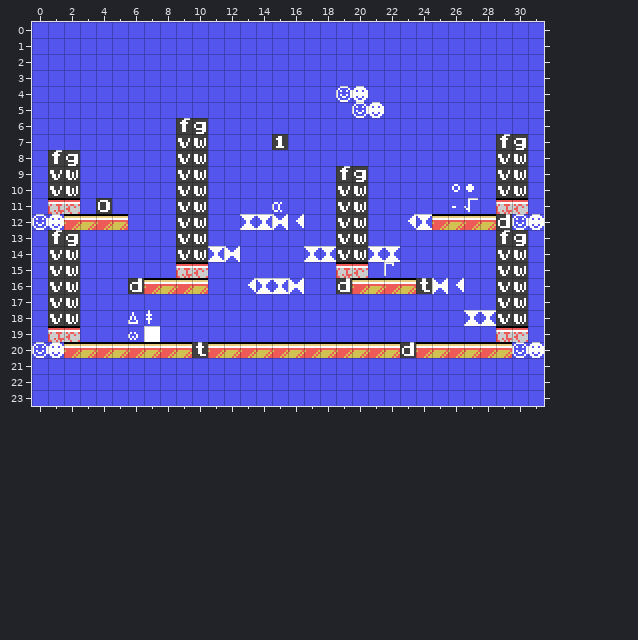
Tiled map, stored at games/stevedore/maps/stage_01.tmx. Above is the file before it was changed.
Cells are 8x8 px. Shown: x 0..31, y 0..23.
The same view after the edit:
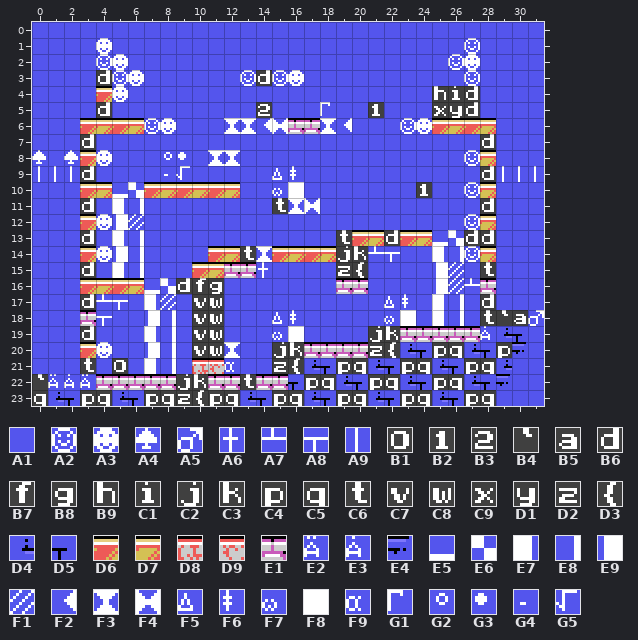
Key: from "charset": A1 0, A2 1, A3 2, A4 6, A5 11, A6 16, A7 17, A8 18, A9 22, B1 48, B2 49, B3 50, B4 96, B5 97, B6 100, B7 102, B8 103, B9 104, C1 105, C2 106, C3 107, C4 112, C5 113, C6 116, C7 118, C8 119, C9 120, D1 121, D2 122, D3 123, D4 128, D5 129, D6 132, D7 133, D8 134, D9 135, E1 138, E2 142, E3 143, E4 145, E5 192, E6 193, E7 200, E8 201, E9 202, F1 203, F2 208, F3 209, F4 210, F5 216, F6 217, F7 218, F8 219, F9 224, G1 226, G2 248, G3 249, G4 250, G5 251.
__ is an empty cell.
Tiles replaced or removed in this view: A1, A2, A3, B1, B2, B6, B7, B8, C6, C7, C8, D6, D7, D8, D9, F2, F3, F4, F5, F6, F7, F8, F9, G1, G2, G3, G4, G5.
Author's note on the commit: Stage select (menu) improvements
What changed:
Changed rows in their new state; .. is an unchanged cell.
Layer "Capa de Patrones 1":
first column x 0:
 1 .. .. .. .. A3 .. .. .. .. .. .. .. .. .. .. .. .. .. .. .. .. .. .. .. .. .. .. A2 .. .. .. ..
 2 .. .. .. .. A2 A3 .. .. .. .. .. .. .. .. .. .. .. .. .. .. .. .. .. .. .. .. A2 A3 .. .. .. ..
 3 .. .. .. .. B6 A2 A3 .. .. .. .. .. .. A2 B6 A2 A3 .. .. .. .. .. .. .. .. .. .. A2 .. .. .. ..
 4 .. .. .. .. D6 A3 .. .. .. .. .. .. .. .. .. .. .. .. .. A1 A1 .. .. .. .. B9 C1 B6 .. .. .. ..
 5 .. .. .. .. B6 .. .. .. .. .. .. .. .. .. B3 .. .. .. G1 .. A1 B2 .. .. .. C9 D1 B6 .. .. .. ..
 6 .. .. .. D6 D7 D6 D7 A2 A3 A1 A1 .. F3 F3 F2 F4 E1 E1 F3 F2 .. .. .. A2 A3 D6 D7 D6 D7 .. .. ..
 7 .. .. .. B6 .. .. .. .. .. A1 A1 .. .. .. .. A1 .. .. .. .. .. .. .. .. .. .. .. .. B6 A1 A1 ..
 8 A4 A1 A4 D6 A3 .. .. .. G2 G3 A1 F3 F3 .. .. .. .. .. .. .. .. .. .. .. .. .. .. A2 D7 A1 A1 ..
 9 A9 A9 A9 B6 .. .. .. .. G4 G5 A1 .. .. .. .. F5 F6 .. .. A1 A1 .. .. .. .. .. .. .. B6 A9 A9 A9
10 .. A1 A1 D6 D7 E5 E6 D6 D7 D6 D7 D6 D7 .. .. F7 F8 .. .. A1 A1 .. .. .. B2 .. A1 A2 D7 A1 A1 ..
11 .. A1 A1 B6 A1 E7 E8 .. .. A1 A1 .. .. .. .. C6 F3 F4 .. A1 A1 .. .. .. .. .. A1 A1 B6 A1 A1 ..
12 A1 A1 A1 D6 A3 E9 F1 .. .. A1 A1 .. .. A1 A1 A1 A1 .. .. A1 A1 .. .. A1 A1 A1 A1 A2 .. A1 A1 A1
13 .. A1 A1 B6 .. E7 E8 .. .. A1 A1 .. .. .. .. .. .. .. .. C6 D6 D7 B6 D6 D7 E5 E6 B6 B6 A1 A1 ..
14 .. A1 A1 D6 A3 E9 E8 .. .. A1 A1 D6 D7 C6 F3 D6 D7 D6 D7 C2 C3 A7 A8 .. .. E7 E8 A2 D7 A1 A1 ..
15 .. A1 A1 B6 .. E7 E8 .. .. A1 D6 D7 E1 E1 A6 .. .. .. .. D2 D3 .. A1 .. .. E9 F1 .. C6 A1 A1 ..
16 .. A1 A1 D6 D7 D6 D7 E5 E6 B6 B7 B8 .. A1 A1 A1 A1 .. .. E1 E1 A1 A1 A1 A1 E9 F1 A7 E1 A1 A1 ..
17 .. A1 A1 B6 A7 A8 .. E7 F1 .. C7 C8 .. .. .. .. .. .. .. .. .. .. F5 F6 .. E7 E8 .. B6 A1 A1 ..
18 .. A1 A1 E1 A8 .. A1 E9 E8 .. C7 C8 .. .. .. F5 F6 .. .. .. .. .. F7 F8 .. E7 E8 A1 C6 B4 B5 A5
19 .. A1 A1 B6 .. .. A1 E7 E8 .. C7 C8 .. .. .. F7 F8 .. .. .. .. C2 C3 E1 E1 E1 E1 E1 E3 D4 D5 ..
20 A1 A1 A1 D6 A3 A1 A1 E9 E8 A1 C7 C8 F3 A1 A1 C2 C3 E1 E1 E1 E1 D2 D3 D4 D5 C4 C5 D4 D5 C4 E4 A1
21 .. .. .. C6 .. B1 .. E7 E8 .. D8 D9 F9 .. .. D2 D3 D4 D5 C4 C5 D4 D5 C4 C5 D4 D5 C4 C5 D4 .. ..
22 B4 E2 E3 E2 E1 E1 E1 E1 E1 C2 C3 E1 E1 C6 E1 E1 D5 C4 C5 D4 D5 C4 C5 D4 D5 C4 C5 D4 D5 E4 .. ..
23 C5 D4 D5 C4 C5 D4 D5 C4 C5 D2 D3 C4 C5 D4 D5 C4 C5 D4 D5 C4 C5 D4 D5 C4 C5 D4 D5 C4 C5 .. .. ..
Where, in picture pixels (left, top, right, bottom), the same in both pictures:
changed: (32, 38, 544, 406)
